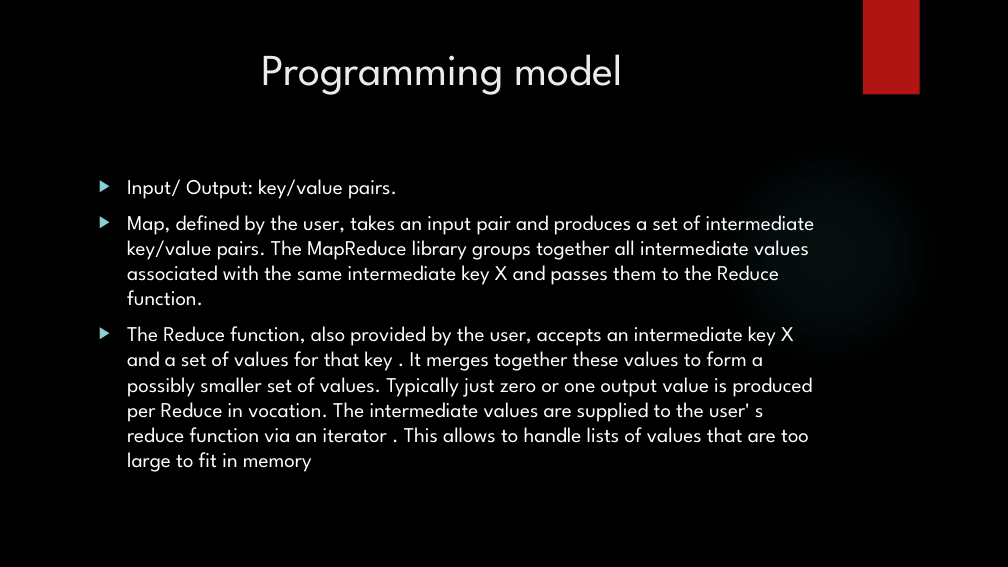
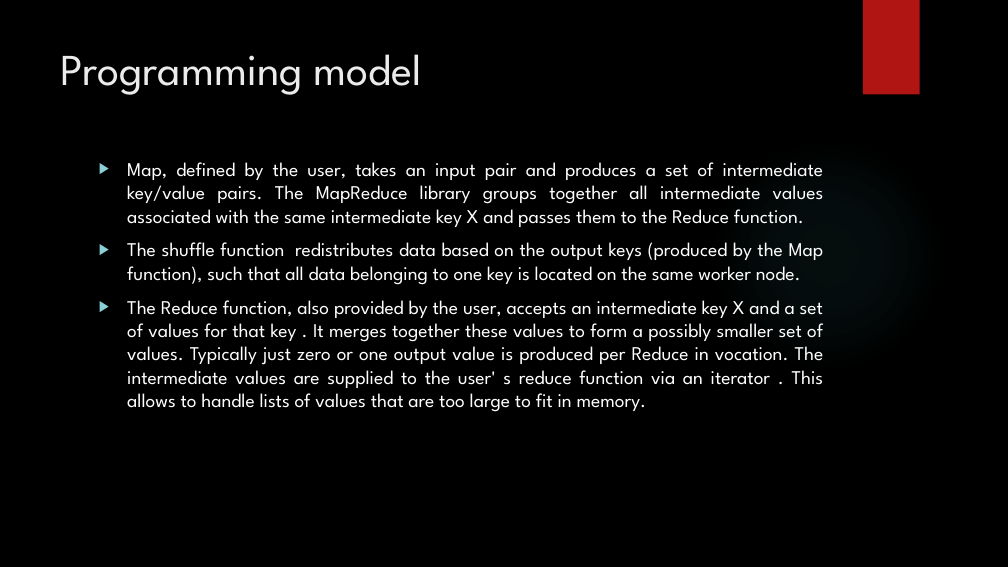
Before and after one commit to Mouzician/ESOF, a slide deck: slide 4 of PPTESOF.pptx (slide 6 before the commit). Drawn at 1008x567 pixels with LibreOffice and Linux fonts; fonts in the diff are those of the drawing; background and template pictures are left out. Boxes give left, top, right and bottom in pixels: in the first picture for what was removed or moved away, otherwise in the second. Text is boxed around its words. In the diff, an @@ line names an element or a change of style, - is before the commit and + after.

```diff
--- a/PPTESOF.pptx
+++ b/PPTESOF.pptx
@@ title "Programming model" at (61,54,422,95): alignment centre to justified @@
@@ text "Map, defined by the user, ...": place and size @@
-text "Map, defined by the user, ..." at (127,179,815,472)
+text "Map, defined by the user, ..." at (127,162,824,412)
@@ text at (127,179,397,199): paragraph removed @@
-▶ Input/ Output: key/value pairs.
@@ text at (127,162,824,227): size 20 to 18.5 pt in "Map, defined by the user, takes an ..."; alignment left to justified @@
@@ text at (127,242,824,412): text changed; size 20 to 18.5 pt @@
-▶ The Reduce function, also provided by the user, accepts an intermediate key X and a set of values for that key . It merges together these values to form a possibly smaller set of values. Typically just zero or one output value is produced per Reduce in vocation. The intermediate values are supplied to the user' s reduce function via an iterator . This allows to handle lists of values that are too large to fit in memory
+▶ The shuffle function redistributes data based on the output keys (produced by the Map function), such that all data belonging to one key is located on the same worker node.
+▶ The Reduce function, also provided by the user, accepts an intermediate key X and a set of values for that key . It merges together these values to form a possibly smaller set of values. Typically just zero or one output value is produced per Reduce in vocation. The intermediate values are supplied to the user' s reduce function via an iterator . This allows to handle lists of values that are too large to fit in memory.
```
Also in this commit, not shown: 1 other slide changed, 1 slide added, 1 slide removed, 1 other file.
